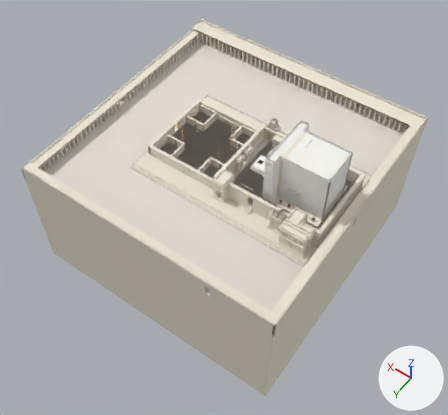
What one commit did to the glTF model public/visite/temple.glb.
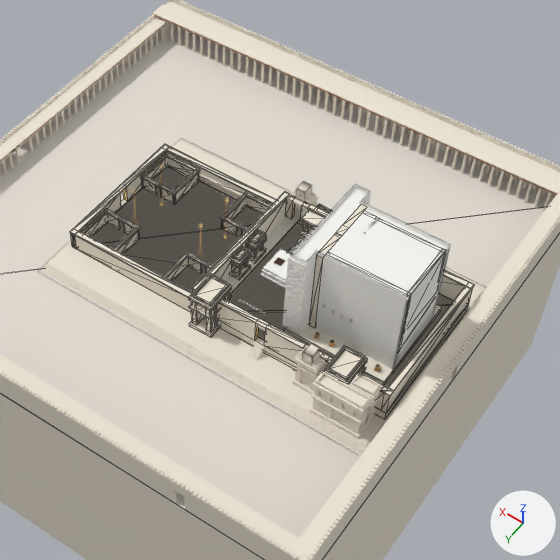
Old and new are each drawn whole from a camera (50 mm lens) standing at (-187.0, 287.0, 376.0) and looking at (7.0, 15.0, -52.0) and again close up on the part from 25% to 92% of the width and 5% to 78% of the height. The lights are fixed; the arrows at lower right show +X, +Y and +Z. The first two pictures are the older version. The close-ups show mesh edges as thin lines. Where no turn or scale is listed for an object, it has been applied to the vertices. Vertices at exactly the same position are counted once.
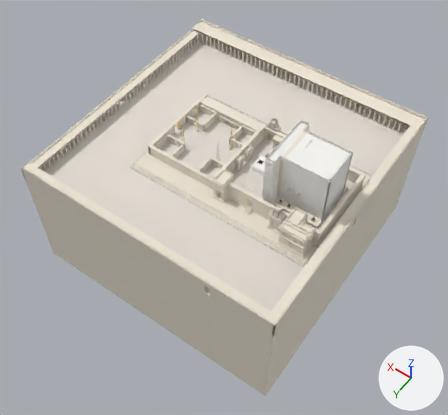
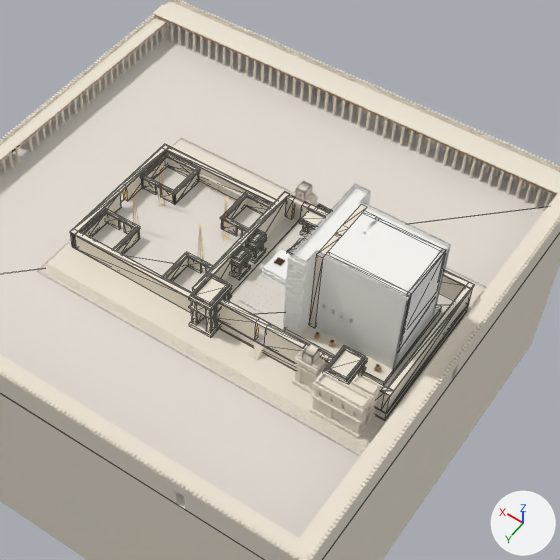
The edits, one by one:
me_mesh_3 has 162 vertices, 264 faces and spans x 11.8..106.8, y -147.8..-77.8, z 110.4..127.4.
me_mesh_3 is used by ob_mesh_3; location (-104.2, 112.8, -115.2).
Part 1, on me_mesh_3:
Vertex 156 of me_mesh_3 moves from (14.4, -145.2, 114.7) to (12.0, -147.6, 114.7) at pixel (468, 304).
Vertex 157 of me_mesh_3 moves from (14.4, -80.4, 114.7) to (12.0, -78.0, 114.7) at pixel (386, 413).
Vertex 158 of me_mesh_3 moves from (97.7, -80.4, 114.7) to (97.7, -78.0, 114.7).
Vertex 159 of me_mesh_3 moves from (97.7, -145.2, 114.7) at pixel (296, 223) to (97.7, -147.6, 114.7) at pixel (299, 220).
Vertex 160 of me_mesh_3 moves from (97.7, -145.2, 115.2) at pixel (296, 222) to (97.7, -147.6, 115.2) at pixel (299, 219).
Vertex 161 of me_mesh_3 moves from (97.7, -80.4, 115.2) to (97.7, -78.0, 115.2).
me_mesh_17 is used by ob_mesh_17; location (-104.2, 112.8, -115.2).
me_mesh_17 had 54 vertices, 96 faces and spanned x 106.3..174.0, y -147.8..-77.8, z 109.9..120.2.
me_mesh_17 now has 54 vertices, 96 faces and spans x 12.0..174.0, y -147.8..-77.8, z 109.9..120.2.
Part 2, on me_mesh_17:
Vertex 48 of me_mesh_17 moves from (106.6, -145.2, 109.9) to (12.0, -147.6, 109.9) at pixel (466, 311).
Vertex 49 of me_mesh_17 moves from (106.6, -80.4, 109.9) to (12.0, -78.0, 109.9) at pixel (384, 420).
Vertex 50 of me_mesh_17 moves from (171.4, -80.4, 109.9) to (173.8, -78.0, 109.9) at pixel (72, 247).
Vertex 51 of me_mesh_17 moves from (171.4, -145.2, 109.9) to (173.8, -147.6, 109.9).
Vertex 52 of me_mesh_17 moves from (171.4, -145.2, 110.4) to (12.0, -147.6, 110.4) at pixel (466, 310).
Vertex 53 of me_mesh_17 moves from (171.4, -80.4, 110.4) to (12.0, -78.0, 110.4) at pixel (384, 419).
me_mesh_66 is used by ob_mesh_66; location (-104.2, 112.8, -115.2).
me_mesh_66 had 22 vertices, 36 faces and spanned x 0.0..240.0, y -240.0..0.0, z 107.0..115.0.
me_mesh_66 now has 24 vertices, 36 faces and spans x 0.0..240.0, y -240.0..0.0, z 107.0..115.0.
Part 3, on me_mesh_66:
7 faces are deleted.
2 vertices are added at (12.0, -148.0, 110.0), (12.0, -78.0, 110.0).
7 new faces join them, mat_pierre_claire (pale yellow #efe6d6).

Changed parts and their boxes (x1, y1, x2, y2) in the close-ups (560 x 560 px; the box of a moved part takes in the faces that stretch with it):
part 1 of me_mesh_3, moved or reshaped
    before: (229, 223, 453, 387)
    after: (218, 220, 469, 413)
part 2 of me_mesh_17, moved or reshaped
    before: (93, 167, 261, 293)
    after: (92, 167, 262, 293)
part 3 of me_mesh_66, moved or reshaped (not visible afterwards)
    before: (92, 168, 262, 291)
